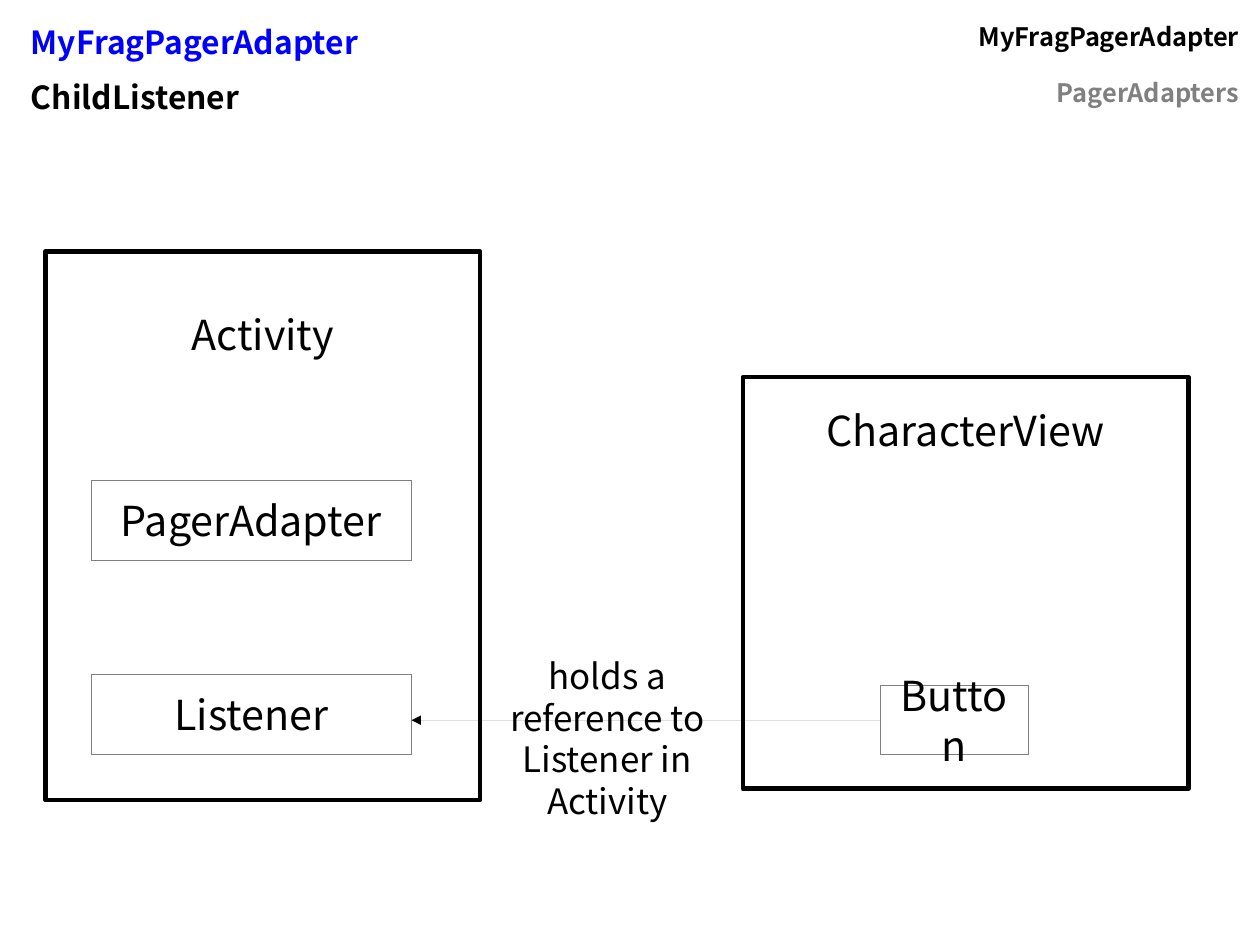
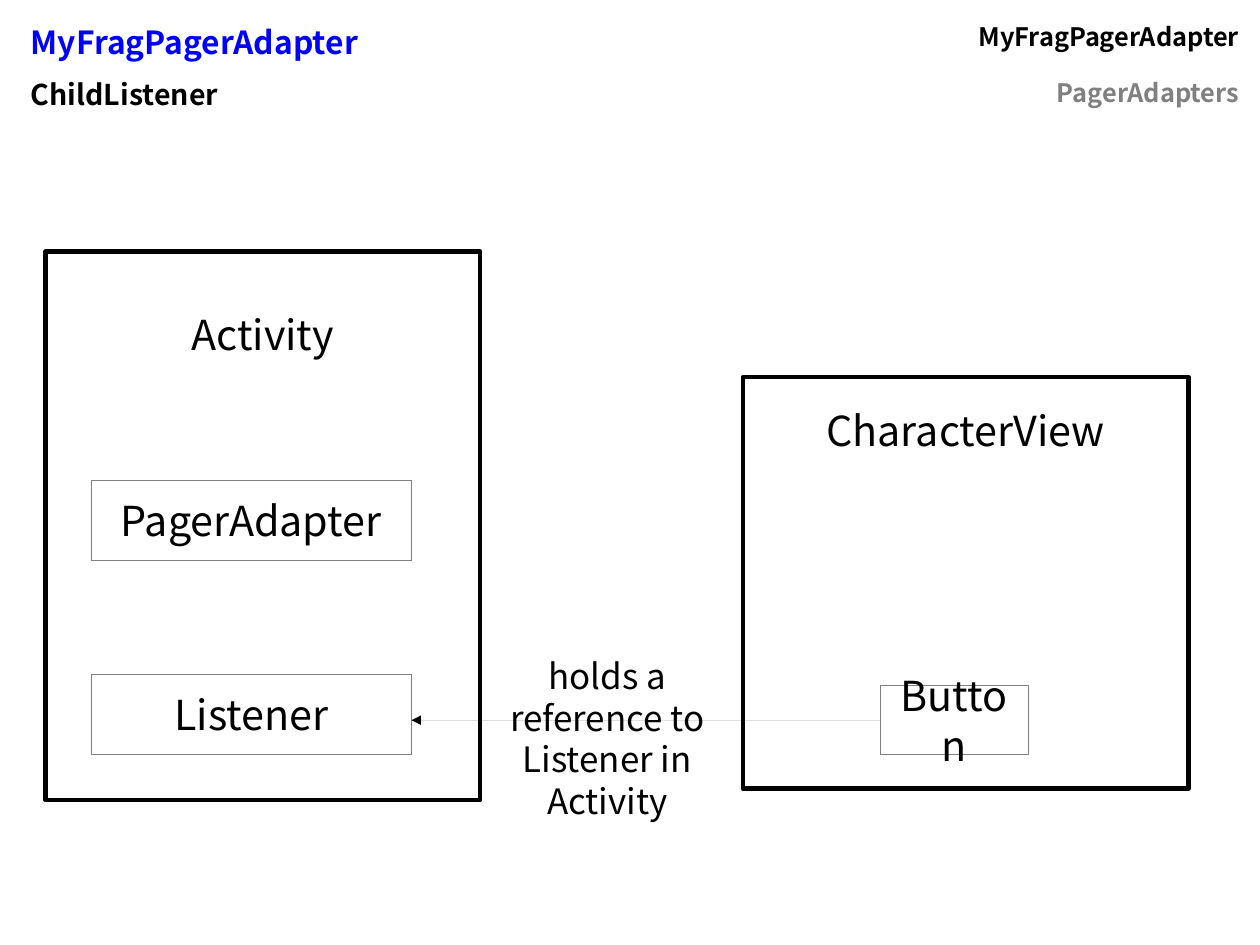
Before and after one commit to flocela/PagerAdaptersHandouts, a slide deck: slide 28 of PagerAdapterPresentation.odp (slide 34 before the commit). Drawn at 1260x945 pixels with LibreOffice and Linux fonts; fonts in the diff are those of the drawing. Boxes give left, top, right and bottom in pixels: in the first picture for what was removed or moved away, otherwise in the second. Text is boxed around its words. In the diff, an @@ line names an element or a change of style, - is before the commit and + after.

```diff
--- a/PagerAdapterPresentation.odp
+++ b/PagerAdapterPresentation.odp
@@ table at (19, 11, 1251, 112) @@
@@ size 20 to 18 pt in "ChildListener" @@
```
Also in this commit, not shown: 1 other slide changed, 6 slides added, 3 other files.
